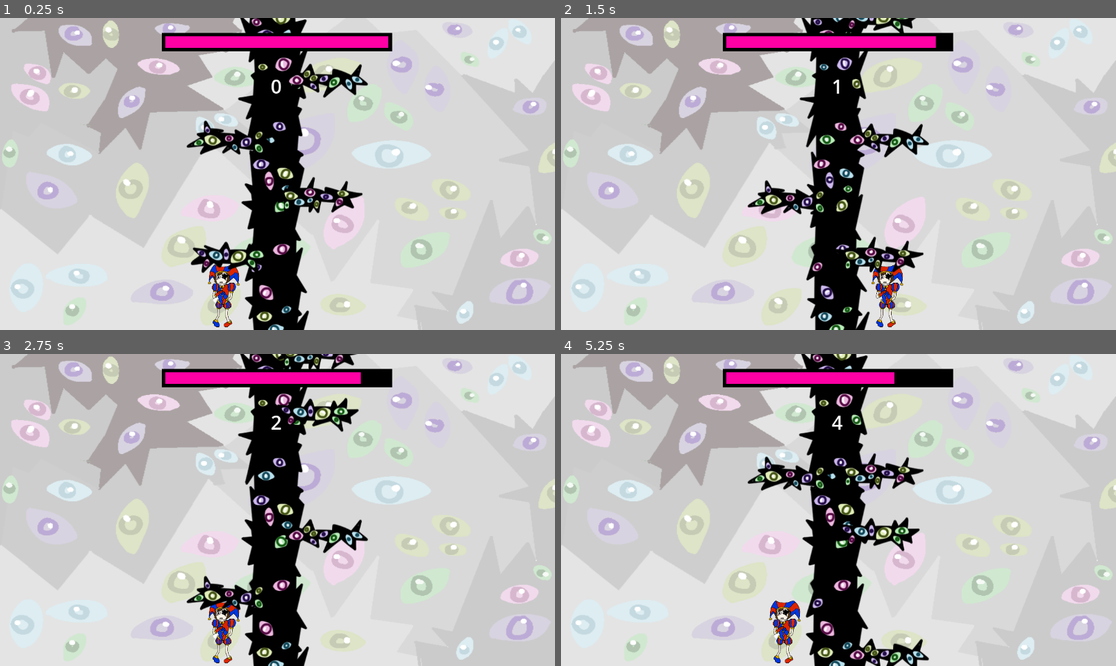
Above: before the commit, frames 1-4 (two rows, left to right).
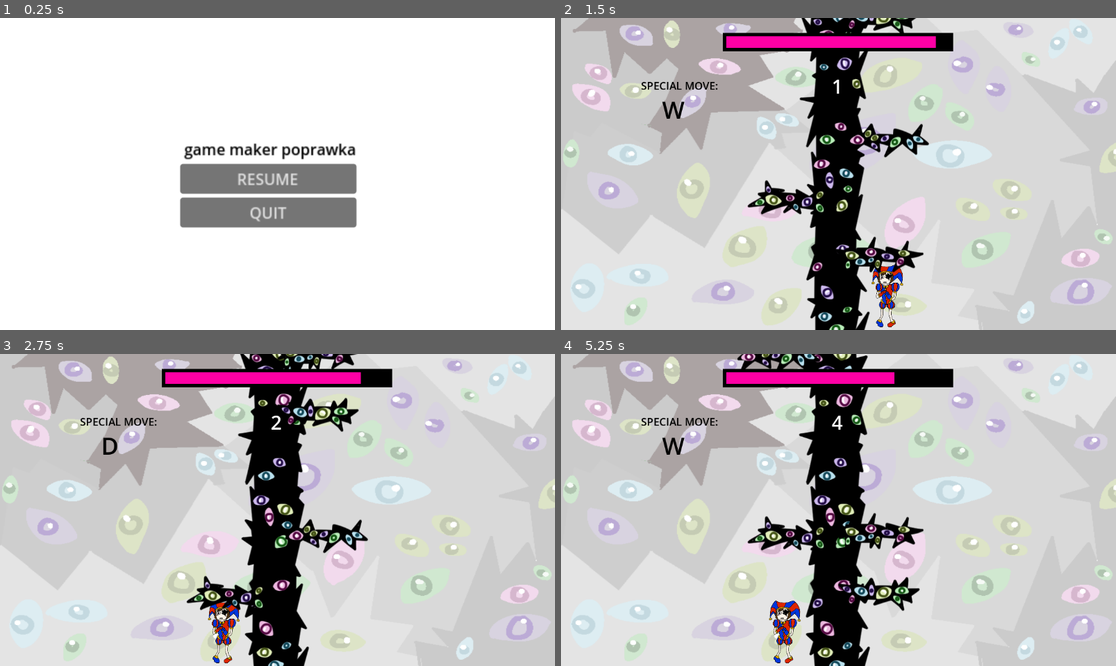
Above: after the commit, the same moments.

Repository: Mefi8427/game-maker-poprawka
Game: Godot game, scene res://global.tscn
Two runs of this game, one before a commit and one after it. Both use one fixed random seed, a clock stepped at 60 frames per second and the inputs below.
Inputs (mouse positions are in pixels of both pictures, inside the frame that each line leads up to):
- Up to frame 1 (0.25 s): no input
- Up to frame 2 (1.5 s): click (827, 180) at 0.5 s, where only the run after the commit has a clickable "RESUME"; hold Right (right) from 1.28 s (still down); tap A (a, bound only after the commit) at 1.35 s
- Up to frame 3 (2.75 s): tap D (d, bound only after the commit) at 1.55, 2.1 s; release Right (right) at 2.03 s; hold Left (left) from 2.03 s (still down); tap S (s, bound only after the commit) at 2.3 s
- Up to frame 4 (5.25 s): release Left (left) at 2.78 s; hold Right (right) 2.78-4.28 s; tap S (s, bound only after the commit) at 2.85 s; tap T (test, bound only after the commit) at 3.05, 3.6 s; tap W (w, bound only after the commit) at 3.8, 4.35 s; hold Left (left) from 4.28 s (still down); tap A (a, bound only after the commit) at 4.55, 5.1 s

The runs differ from the first frame. In frame 1, 99% of the frame differs, in the area x 0-100%, y 0-100%; in frame 2, 0.3%; in frame 3, 0.3%; in frame 4, 5.3%.

Commit message:
w
w

Diff:
--- a/global.gd
+++ b/global.gd
@@ -13,6 +13,17 @@
 var bar_negative = 0
 @onready var pauseMenu = get_node("/root/Node2D/pasu_menu")
 var pasek = 0
+var WASD = "W"
+var SpecialMove = 1
+var wPressed = 0
+var aPressed = 0
+var sPressed = 0
+var dPressed = 0
+@onready var wasd = get_node("/root/Node2D/wasd")
+var left = 0
+var right = 0
+var SP1 = 0
+var SP2 = 0
 
 func menu():
 	if int(Input.is_action_just_pressed("pause")) == 1:
@@ -32,6 +43,25 @@
 	player_score()
 	progress_bar()
 	menu()
+	special_move()
+
+
+func special_move():
+	wasd.text = str(WASD)
+	if game_over == 1:
+		return
+	if wPressed == 1 or aPressed == 1 or sPressed == 1 or dPressed == 1:
+		SpecialMove = random.randi_range(1,4)
+		if SpecialMove == 1:
+			WASD = "W"
+		if SpecialMove == 2:
+			WASD = "A"
+		if SpecialMove == 3:
+			WASD = "S"
+		if SpecialMove == 4:
+			WASD = "D"
+
+
 
 func player_score():
 	if game_over == 1:
--- a/global.tscn
+++ b/global.tscn
@@ -134,5 +134,65 @@
 offset_right = 40.0
 offset_bottom = 40.0
 
+[node name="wasd" type="Label" parent="."]
+offset_left = 210.0
+offset_top = 156.0
+offset_right = 256.0
+offset_bottom = 224.0
+theme_override_colors/font_color = Color(0, 0, 0, 1)
+theme_override_font_sizes/font_size = 49
+
+[node name="Label" type="Label" parent="."]
+offset_left = 166.0
+offset_top = 125.0
+offset_right = 327.0
+offset_bottom = 156.0
+theme_override_colors/font_color = Color(0, 0, 0, 1)
+theme_override_font_sizes/font_size = 22
+text = "SPECIAL MOVE:"
+
+[node name="menu" type="Control" parent="."]
+layout_mode = 3
+anchors_preset = 0
+offset_right = 1152.0
+offset_bottom = 651.0
+script = ExtResource("14_eokmp")
+
+[node name="ColorRect" type="ColorRect" parent="menu"]
+layout_mode = 1
+anchors_preset = 15
+anchor_right = 1.0
+anchor_bottom = 1.0
+grow_horizontal = 2
+grow_vertical = 2
+
+[node name="GridContainer" type="GridContainer" parent="menu"]
+layout_mode = 0
+offset_left = 374.0
+offset_top = 249.0
+offset_right = 557.0
+offset_bottom = 342.0
+scale = Vector2(2, 2)
+
+[node name="Label" type="Label" parent="menu/GridContainer"]
+layout_mode = 2
+theme_override_colors/font_color = Color(0, 0, 0, 1)
+text = " game maker poprawka"
+
+[node name="resume" type="Button" parent="menu/GridContainer"]
+layout_mode = 2
+text = "RESUME"
+
+[node name="quit" type="Button" parent="menu/GridContainer"]
+layout_mode = 2
+text = "QUIT"
+
+[node name="RichTextLabel" type="RichTextLabel" parent="menu"]
+layout_mode = 0
+offset_right = 40.0
+offset_bottom = 40.0
+
 [connection signal="pressed" from="pasu_menu/GridContainer/resume" to="pasu_menu" method="_on_resume_pressed"]
 [connection signal="pressed" from="pasu_menu/GridContainer/quit" to="pasu_menu" method="_on_quit_pressed"]
+[connection signal="pressed" from="menu/GridContainer/resume" to="menu" method="_on_resume_pressed"]
+[connection signal="pressed" from="menu/GridContainer/quit" to="menu" method="_on_quit_pressed"]
--- a/kamera.gd
+++ b/kamera.gd
@@ -13,7 +13,33 @@
 	movement()
 	going_back()
 	fix()
+	movement2()
+	why()
 
+
+func why():
+	if int(Input.is_action_just_pressed("test")):
+		print(position)
+
+
+
+
+func movement2():
+	Global.wPressed = int(Input.is_action_just_pressed("w"))
+	Global.aPressed = int(Input.is_action_just_pressed("a"))
+	Global.sPressed = int(Input.is_action_just_pressed("s"))
+	Global.dPressed = int(Input.is_action_just_pressed("d"))
+
+
+	if Global.SpecialMove == 1 and Global.wPressed:
+		print("kys")
+		position.y += 124
+	if Global.SpecialMove == 2 and Global.aPressed:
+		position.y += 124
+	if Global.SpecialMove == 3 and Global.sPressed:
+		position.y += 124
+	if Global.SpecialMove == 4 and Global.dPressed:
+		position.y += 124
 
 
 func movement():
@@ -65,10 +91,3 @@
 		else:
 			Global.y = -123
 		position.y = Global.y
-
-
-
-
-
-func _on_test_pressed():
-	print("chuj")
--- a/project.godot
+++ b/project.godot
@@ -42,3 +42,28 @@
 "events": [Object(InputEventKey,"resource_local_to_scene":false,"resource_name":"","device":-1,"window_id":0,"alt_press …(182 unchanged characters)…
 ]
 }
+w={
+"deadzone": 0.5,
+"events": [Object(InputEventKey,"resource_local_to_scene":false,"resource_name":"","device":-1,"window_id":0,"alt_pressed":false,"shift_pressed":false,"ctrl_pressed":false,"meta_pressed":false,"pressed":false,"keycode":0,"physical_keycode":87,"key_label":0,"unicode":119,"echo":false,"script":null)
+]
+}
+a={
+"deadzone": 0.5,
+"events": [Object(InputEventKey,"resource_local_to_scene":false,"resource_name":"","device":-1,"window_id":0,"alt_pressed":false,"shift_pressed":false,"ctrl_pressed":false,"meta_pressed":false,"pressed":false,"keycode":0,"physical_keycode":65,"key_label":0,"unicode":97,"echo":false,"script":null)
+]
+}
+s={
+"deadzone": 0.5,
+"events": [Object(InputEventKey,"resource_local_to_scene":false,"resource_name":"","device":-1,"window_id":0,"alt_pressed":false,"shift_pressed":false,"ctrl_pressed":false,"meta_pressed":false,"pressed":false,"keycode":0,"physical_keycode":83,"key_label":0,"unicode":115,"echo":false,"script":null)
+]
+}
+d={
+"deadzone": 0.5,
+"events": [Object(InputEventKey,"resource_local_to_scene":false,"resource_name":"","device":-1,"window_id":0,"alt_pressed":false,"shift_pressed":false,"ctrl_pressed":false,"meta_pressed":false,"pressed":false,"keycode":0,"physical_keycode":68,"key_label":0,"unicode":100,"echo":false,"script":null)
+]
+}
+test={
+"deadzone": 0.5,
+"events": [Object(InputEventKey,"resource_local_to_scene":false,"resource_name":"","device":-1,"window_id":0,"alt_pressed":false,"shift_pressed":false,"ctrl_pressed":false,"meta_pressed":false,"pressed":false,"keycode":0,"physical_keycode":84,"key_label":0,"unicode":116,"echo":false,"script":null)
+]
+}
